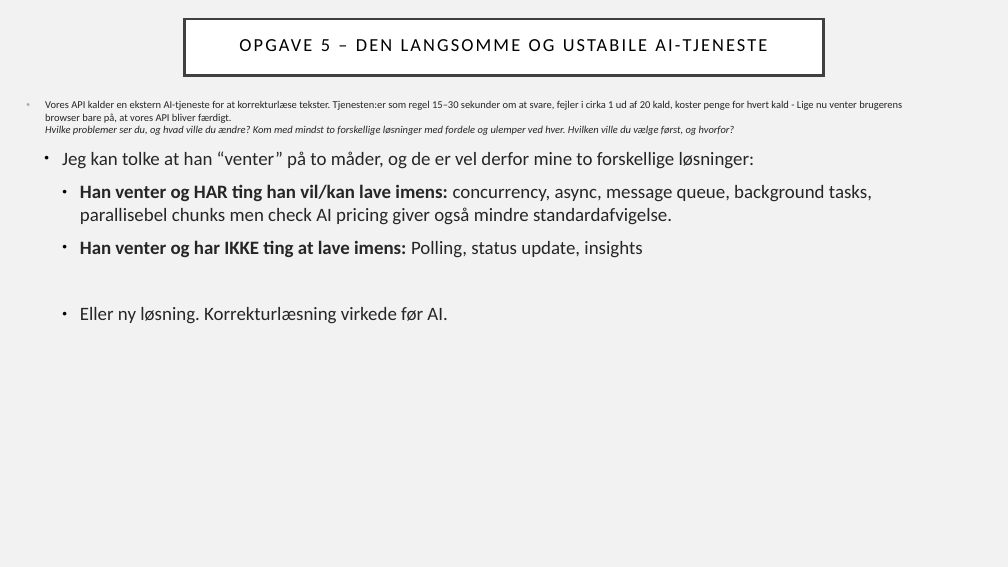
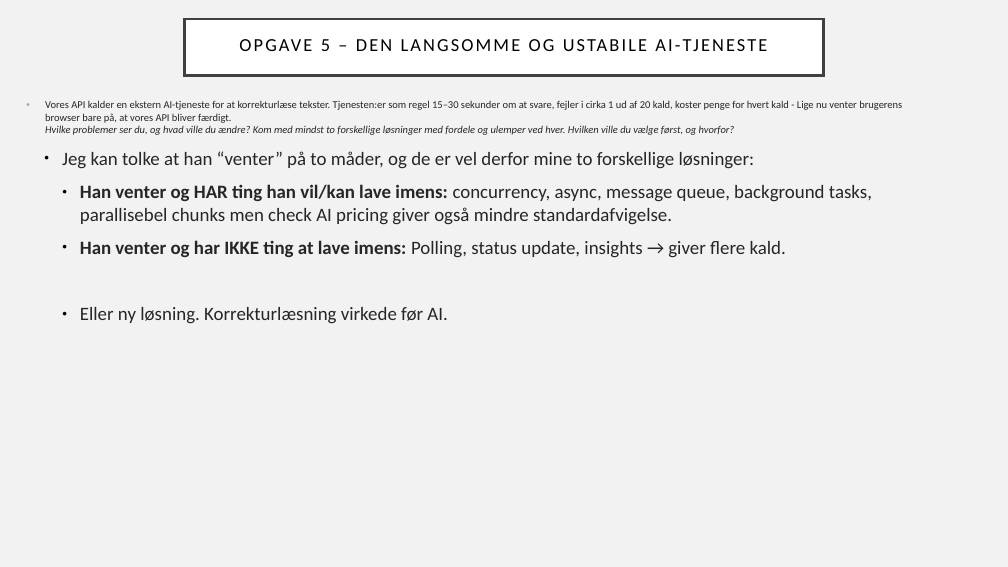
Before and after one commit to Grumlebob/JobInterviewRitzau, a slide deck: slide 12 of Ritzau.odp (slide 10 before the commit). Drawn at 1008x567 pixels with LibreOffice and Linux fonts; fonts in the diff are those of the drawing. Boxes give left, top, right and bottom in pixels: in the first picture for what was removed or moved away, otherwise in the second. Text is boxed around its words. In the diff, an @@ line names an element or a change of style, - is before the commit and + after.

Commit message:
opgave 1 og hyperlinks

```diff
--- a/Ritzau.odp
+++ b/Ritzau.odp
@@ text at (80,240,786,258): text changed; bold off @@
-    ● Han venter og har IKKE ting at lave imens: Polling, status update, insights
+    ● Han venter og har IKKE ting at lave imens: Polling, status update, insights → giver flere kald.
```
Also in this commit, not shown: 7 other slides changed, 4 slides added, 4 other files.
